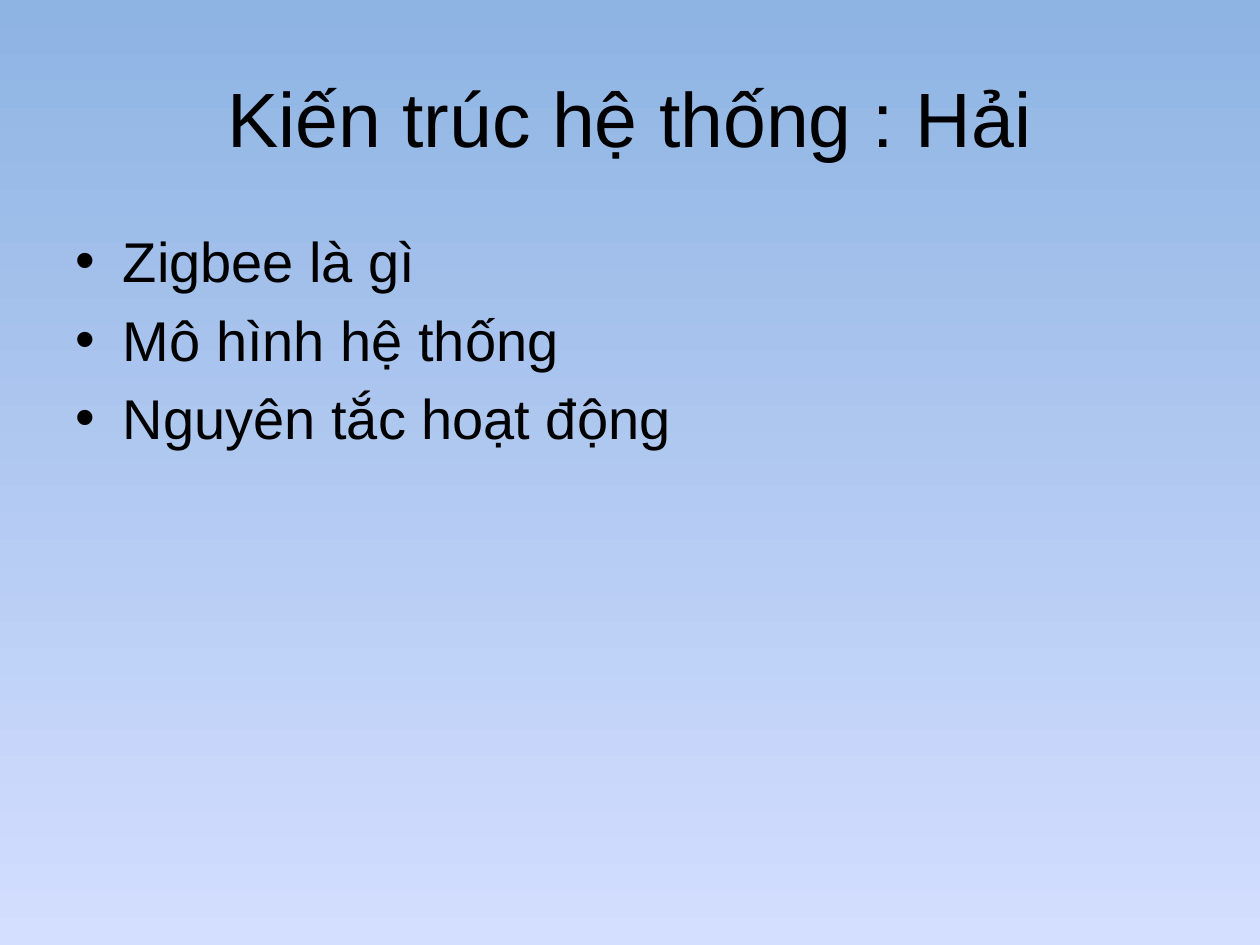
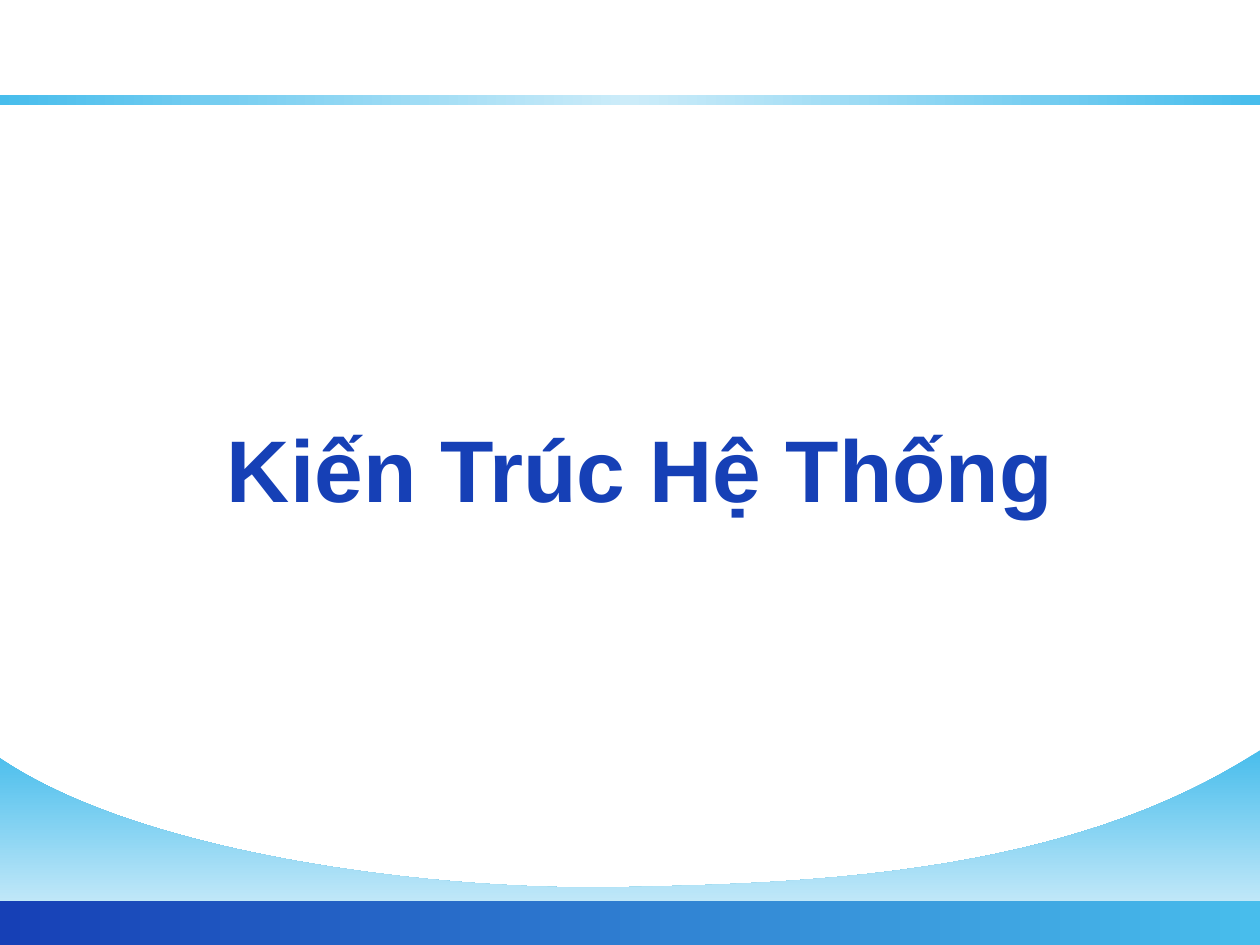
Before and after one commit to golf2109/zigbee-in-supermaket, a slide deck: slide 6 of docs/Report/Queue-Busting.pptx (slide 3 before the commit). Drawn at 1260x945 pixels with LibreOffice and Linux fonts; fonts in the diff are those of the drawing; background and template pictures are left out. Boxes give left, top, right and bottom in pixels: in the first picture for what was removed or moved away, otherwise in the second. Text is boxed around its words. In the diff, an @@ line names an element or a change of style, - is before the commit and + after.

```diff
--- a/docs/Report/Queue-Busting.pptx
+++ b/docs/Report/Queue-Busting.pptx
@@ background gradient #8EB4E3 to #D4DEFF to #96AB94 to #FFFFFF @@
@@ rectangle added at (x1=0, y1=96, x2=1260, y2=106), fill gradient #48BDEC to #E0EFFA @@
@@ text removed at (x1=123, y1=240, x2=671, y2=450) @@
-• Zigbee là gì
-• Mô hình hệ thống
-• Nguyên tắc hoạt động
@@ title at (x1=227, y1=434, x2=1053, y2=518): text changed; size 44 to 50 pt; text colour #000000 to #1640B6; bold on @@
-Kiến trúc hệ thống : Hải
+Kiến Trúc Hệ Thống
@@ freeform shape added at (x1=0, y1=750, x2=1260, y2=945), fill gradient #48BDEC to #EEF6FC @@
@@ rectangle added at (x1=0, y1=901, x2=1260, y2=945), fill gradient #1640B6 to #48BDEC @@
```
Also in this commit, not shown: 18 other slides changed, 16 slides added, 18 slides removed.
